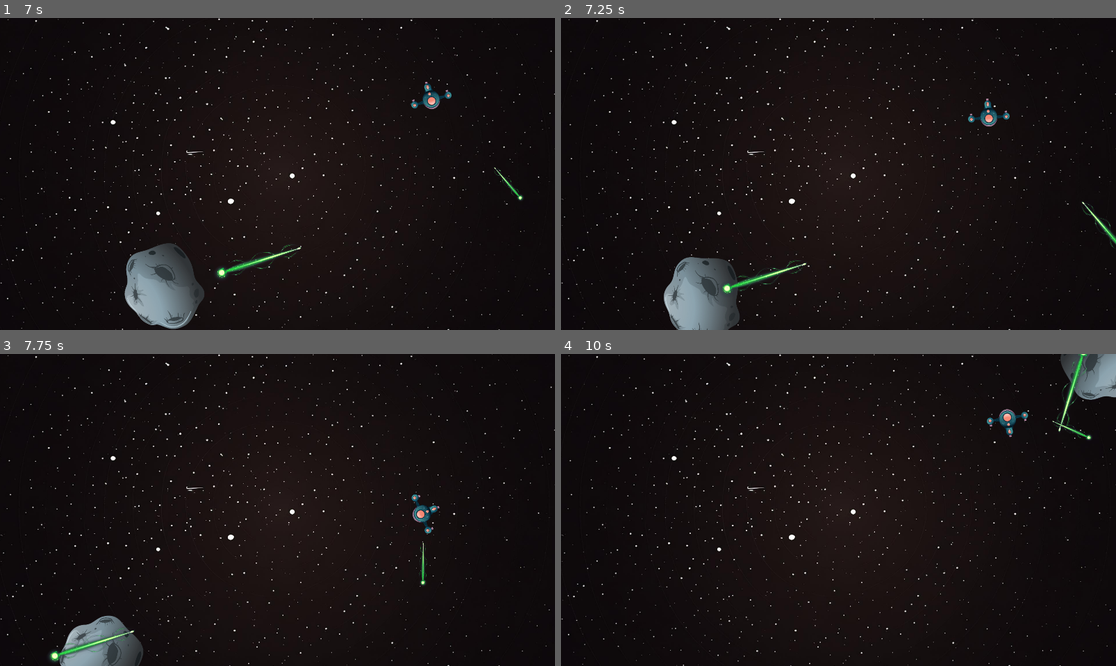
Above: before the commit, frames 1-4 (two rows, left to right).
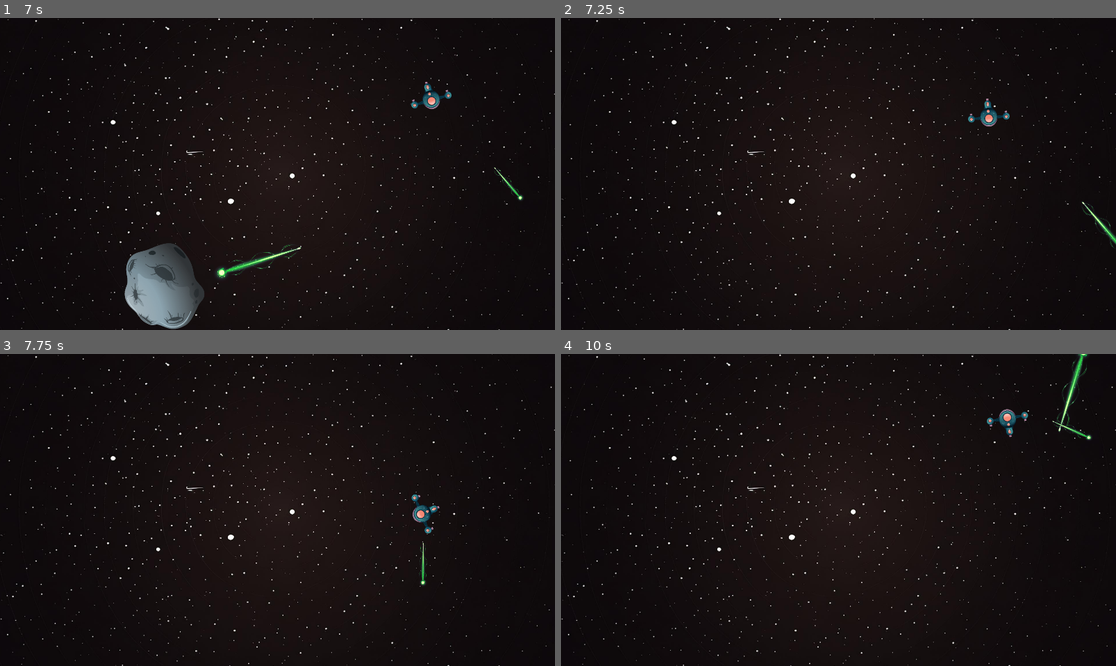
Above: after the commit, the same moments.

Repository: AbdulqadirQ/astroclone
Game: Godot game, scene res://scenes/level.tscn
The game is run twice, just before and just after one commit, with the same random seed, the same clock (stepped at 60 frames per second) and the same inputs.
Inputs (mouse positions are in pixels of both pictures, inside the frame that each line leads up to):
- Up to frame 1 (7 s): move the mouse to (399, 158) at 0.52 s; hold D (right) 0.53-1.28 s; click (399, 158) at 0.6 s; move the mouse to (166, 189) at 1.27 s; hold A (left) 1.28-2.03 s; click (166, 189) at 1.35 s; move the mouse to (333, 105) at 2.02 s; hold D (right) 2.03-2.78 s; click (333, 105) at 2.1 s; move the mouse to (249, 236) at 2.77 s; hold W (forward) 2.78-3.53 s; click (249, 236) at 2.85 s; move the mouse to (444, 220) at 3.52 s; hold A (left) 3.53-5.78 s; click (444, 220) at 3.6 s; move the mouse to (111, 127) at 4.27 s; click (111, 127) at 4.35 s; move the mouse to (305, 174) at 5.02 s; click (305, 174) at 5.1 s; move the mouse to (194, 96) at 5.77 s; hold D (right) 5.78-6.53 s; click (194, 96) at 5.85 s; move the mouse to (399, 158) at 6.52 s; hold W (forward) from 6.53 s (still down); click (399, 158) at 6.6 s
- Up to frame 2 (7.25 s): keep holding W (forward)
- Up to frame 3 (7.75 s): move the mouse to (166, 525) at 7.27 s; release W (forward) at 7.28 s; hold D (right) from 7.28 s (still down); click (166, 525) at 7.35 s
- Up to frame 4 (10 s): move the mouse to (894, 441) at 8.02 s; release D (right) at 8.03 s; hold A (left) 8.03-9.53 s; click (894, 441) at 8.1 s; move the mouse to (810, 572) at 8.77 s; click (810, 572) at 8.85 s; move the mouse to (1005, 556) at 9.52 s; hold W (forward) from 9.53 s (still down); click (1005, 556) at 9.6 s

Frame 1 is identical in both runs. In frame 2, 2.9% of the frame differs, in the area x 18-45%, y 76-100%; in frame 3, 1.9%; in frame 4, 1.1%.

Commit message:
janky way of getting laser to collide with meteor because staticbody2d doesnt usually collide with area2d

Diff:
--- a/scenes/big_meteor_1.tscn
+++ b/scenes/big_meteor_1.tscn
@@ -8,10 +8,18 @@
 collision_mask = 6
 script = ExtResource("1_xin2w")
 
+[node name="Area2D" type="Area2D" parent="."]
+
+[node name="CollisionPolygon2D" type="CollisionPolygon2D" parent="Area2D"]
+scale = Vector2(0.2, 0.2)
+polygon = PackedVector2Array(-45, -648, -173, -591, -247, -561, -374, -525, -425, -493, -472, -460, -517, -407, -531, -381, -541, -309, -567, -272, -651, -178, -701, -107, -718, -68, -733, -21, -739, 56, -737, 134, -721, 194, -672, 286, -512, 460, -481, 487, -427, 580, -400, 613, -359, 639, -307, 655, -248, 655, -87, 598, -15, 589, 44, 596, 158, 617, 273, 617, 387, 596, 496, 558, 607, 503, 666, 444, 710, 337, 722, 242, 723, 123, 719, -1, 735, -188, 728, -266, 691, -343, 600, -430, 523, -468, 325, -519, 294, -539, 206, -609, 155, -636, 68, -659)
+
+[node name="CollisionPolygon2D" type="CollisionPolygon2D" parent="."]
+scale = Vector2(0.2, 0.2)
+polygon = PackedVector2Array(-45, -648, -173, -591, -247, -561, -374, -525, -425, -493, -472, -460, -517, -407, -531, -381, -541, -309, -567, -272, -651, -178, -701, -107, -718, -68, -733, -21, -739, 56, -737, 134, -721, 194, -672, 286, -512, 460, -481, 487, -427, 580, -400, 613, -359, 639, -307, 655, -248, 655, -87, 598, -15, 589, 44, 596, 158, 617, 273, 617, 387, 596, 496, 558, 607, 503, 666, 444, 710, 337, 722, 242, 723, 123, 719, -1, 735, -188, 728, -266, 691, -343, 600, -430, 523, -468, 325, -519, 294, -539, 206, -609, 155, -636, 68, -659)
+
 [node name="Sprite2D" type="Sprite2D" parent="."]
 scale = Vector2(0.2, 0.2)
 texture = ExtResource("1_20wvc")
 
-[node name="CollisionPolygon2D" type="CollisionPolygon2D" parent="."]
-scale = Vector2(0.2, 0.2)
-polygon = PackedVector2Array(-45, -648, -173, -591, -247, -561, -374, -525, -425, -493, -472, -460, -517, -407, -531, -381, -541, -309, -567, -272, -651, -178, -701, -107, -718, -68, -733, -21, -739, 56, -737, 134, -721, 194, -672, 286, -512, 460, -481, 487, -427, 580, -400, 613, -359, 639, -307, 655, -248, 655, -87, 598, -15, 589, 44, 596, 158, 617, 273, 617, 387, 596, 496, 558, 607, 503, 666, 444, 710, 337, 722, 242, 723, 123, 719, -1, 735, -188, 728, -266, 691, -343, 600, -430, 523, -468, 325, -519, 294, -539, 206, -609, 155, -636, 68, -659)
+[connection signal="area_entered" from="Area2D" to="." method="_on_area_2d_area_entered"]
--- a/scripts/big_meteor_1.gd
+++ b/scripts/big_meteor_1.gd
@@ -31,3 +31,8 @@
 func screen_wrap():
 	position.x = wrapf(position.x, -150, screen_size.x+150)
 	position.y = wrapf(position.y, -150, screen_size.y+150)
+
+
+func _on_area_2d_area_entered(area):
+	area.queue_free()
+	queue_free()
--- a/scripts/laser.gd
+++ b/scripts/laser.gd
@@ -5,6 +5,8 @@
 @export var speed := 800
 var screen_boundary_width
 var screen_boundary_height
+
+signal collision
 
 func _ready():
 	screen_boundary_width = get_viewport().get_visible_rect().size[0]
--- a/scripts/level.gd
+++ b/scripts/level.gd
@@ -7,7 +7,7 @@
 	pass # Replace with function body.
 
 
-func _process(delta):
+func _process(_delta):
 	pass
 
 func _on_player_laser(pos, ship_rotation):
